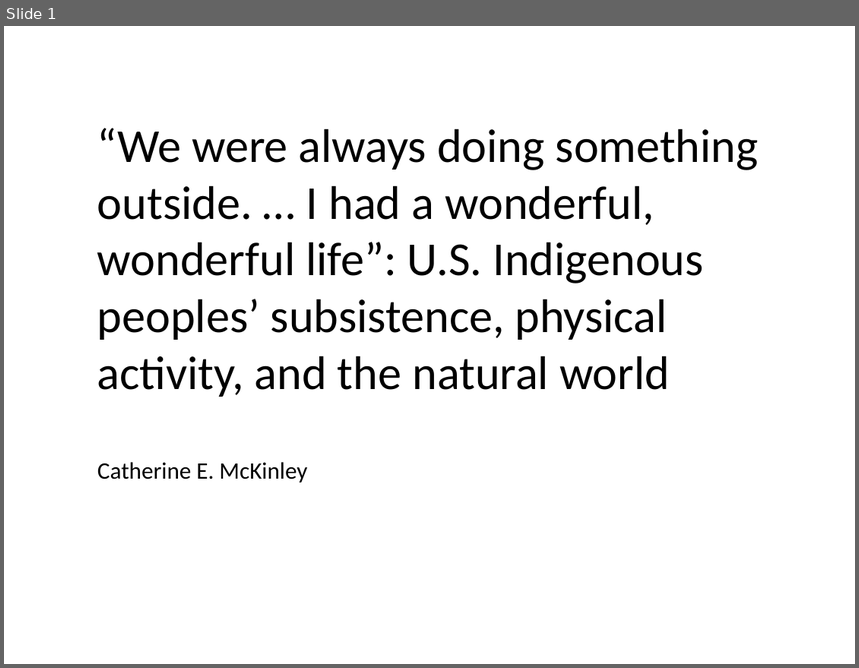
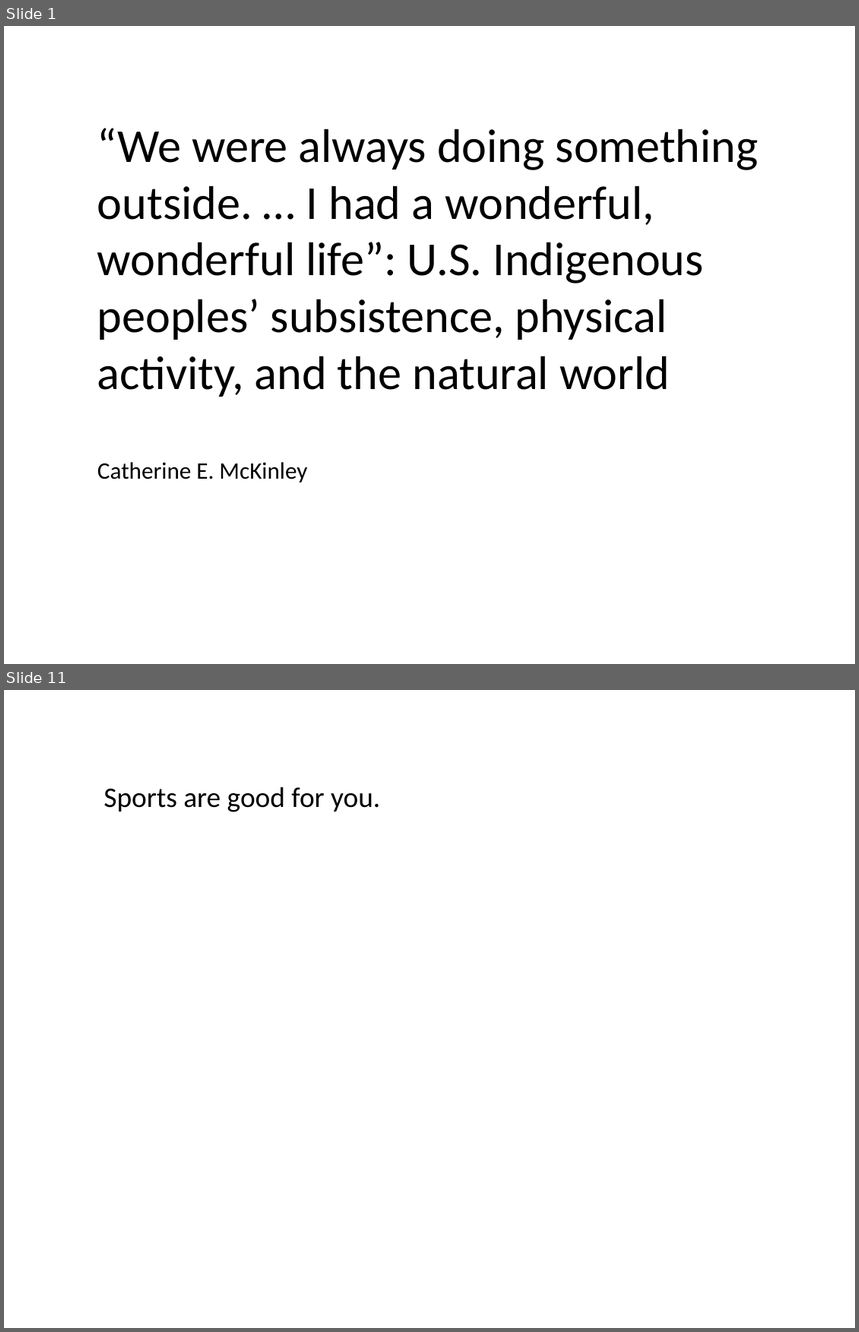
Before and after one commit to Xiaoyany88/INTUITION-Hack, a slide deck: example.pptx. Shown one above the other, each under a label of ours: slide 1 before the commit, slides 1 and 11 after it; the slides between them are not shown. The pictures are 859x668 and 859x1332 pixels, drawn with LibreOffice and Linux fonts; fonts in the diff are those of the drawing. Boxes give left, top, right and bottom in pixels: in the first picture for what was removed or moved away, otherwise in the second. Text is boxed around its words. In the diff, an @@ line names an element or a change of style, - is before the commit and + after.

```diff
--- a/example.pptx
+++ b/example.pptx
@@ slide 11 added at (4,690,855,1328), background #FFFFFF @@
@@ text added at (104,787,380,812), 24 pt, text #000000 @@
+Sports are good for you.
```
Also in this commit, not shown: 13 other slides added, 15 other files.
